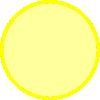
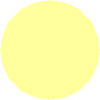
Revision of a layered 100px x 100px image; what changed, layer by layer:
hid "Layer 1" over [left=0, top=0, right=100, bottom=100]
painted on "Layer 2" over [left=0, top=0, right=100, bottom=100]
